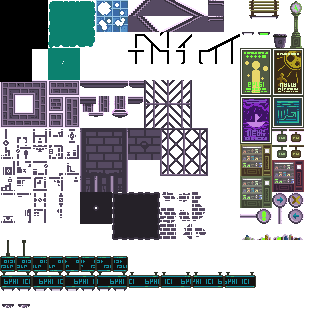
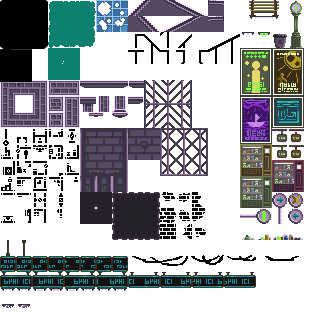
Layered file, before and after one edit (320x320). Changes by layer:
added layer "Layer 7" above "Layer 3" over [132, 255, 299, 266]
painted on "Layer 5" over [0, 0, 48, 50]
painted on "Layer 0" over [0, 0, 206, 239]
